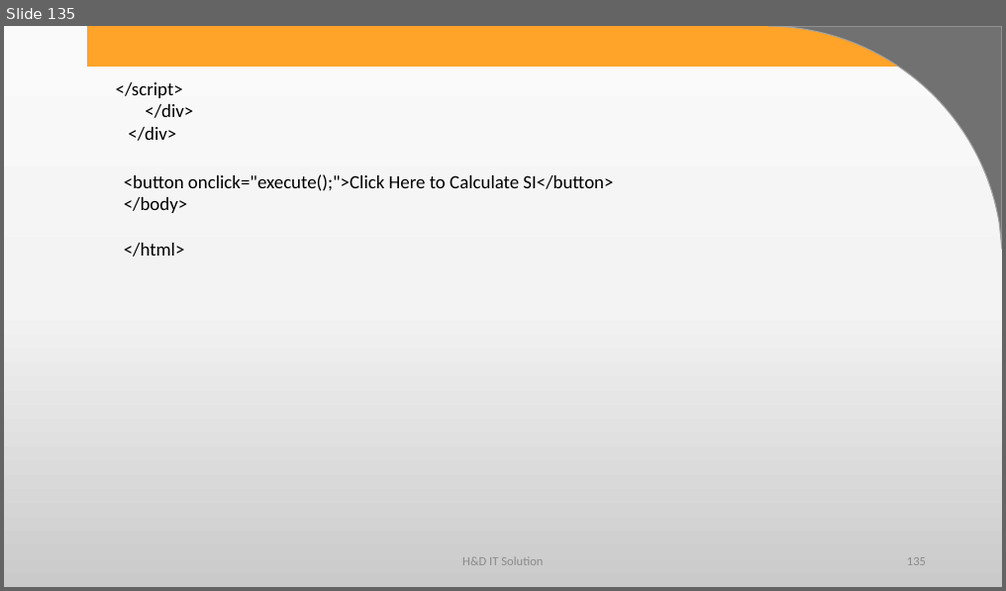
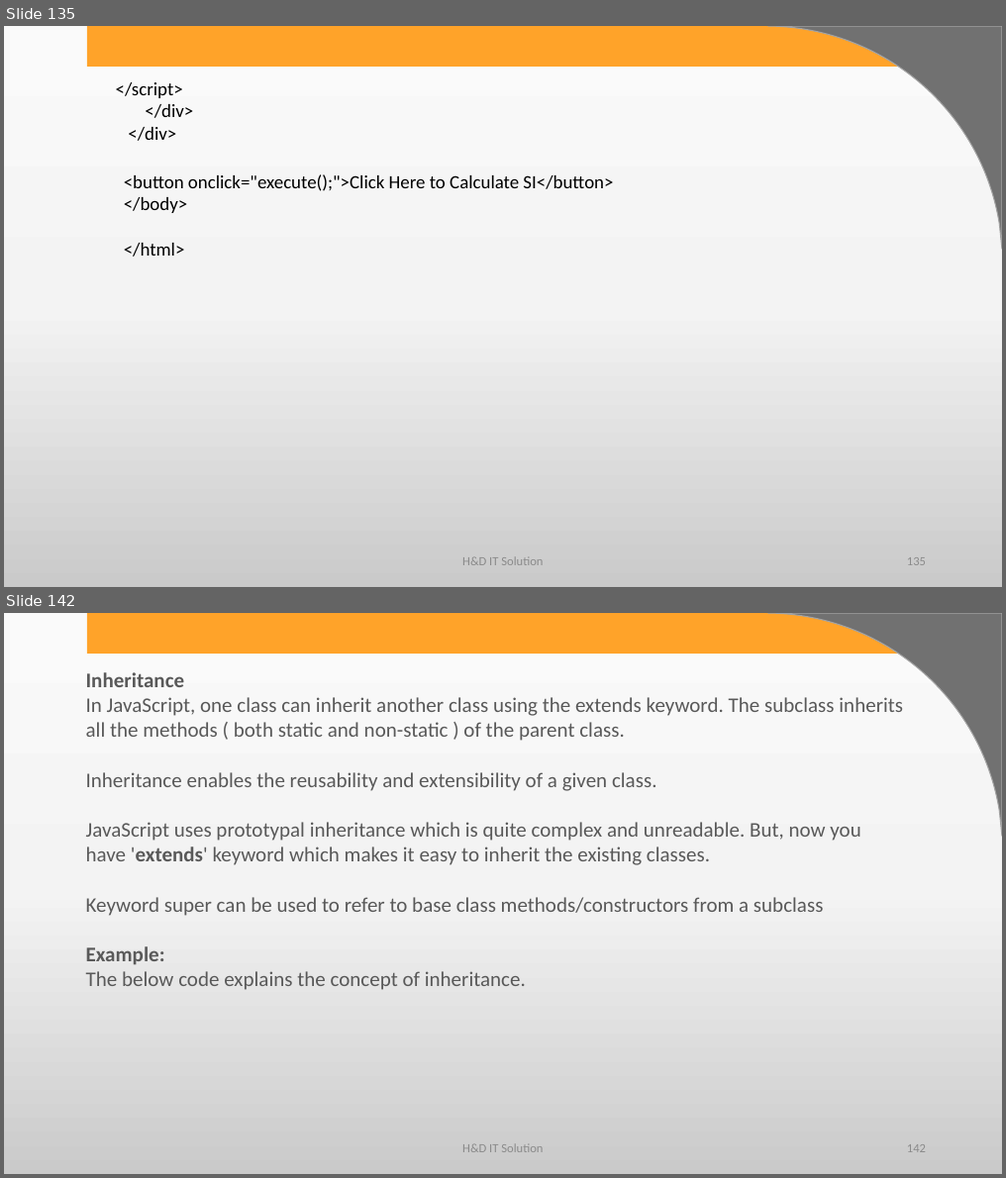
Before and after one commit to harshadasawant/javascript, a slide deck: ppt/JavaScript.pptx. Shown one above the other, each under a label of ours: slide 135 before the commit, slides 135 and 142 after it; the slides between them are not shown. The pictures are 1006x591 and 1006x1178 pixels, drawn with LibreOffice and Linux fonts; fonts in the diff are those of the drawing; background and template pictures are left out. Boxes give left, top, right and bottom in pixels: in the first picture for what was removed or moved away, otherwise in the second. Text is boxed around its words. In the diff, an @@ line names an element or a change of style, - is before the commit and + after.

Commit message:
exception class inheritance objects

```diff
--- a/ppt/JavaScript.pptx
+++ b/ppt/JavaScript.pptx
@@ slide 142 added at (4, 613, 1002, 1174), background gradient #FBFBFB to #F4F4F4 to #CBCBCB; not listed: 2 template elements that a slide beside it also shows @@
@@ text added at (86, 672, 903, 990), 20 pt, text #595959 @@
+Inheritance
+In JavaScript, one class can inherit another class using the extends keyword. The subclass inherits all the methods ( both static and non-static ) of the parent class.
+Inheritance enables the reusability and extensibility of a given class.
+JavaScript uses prototypal inheritance which is quite complex and unreadable. But, now you have 'extends' keyword which makes it easy to inherit the existing classes.
+Keyword super can be used to refer to base class methods/constructors from a subclass
+Example:
+The below code explains the concept of inheritance.
@@ text added at (462, 1145, 543, 1153), 12 pt, text #8C8C8C @@
+H&D IT Solution
@@ page number added at (907, 1145, 926, 1153), 12 pt, text #8C8C8C @@
+142
```
Also in this commit, not shown: 34 other slides added, 2 other files.
